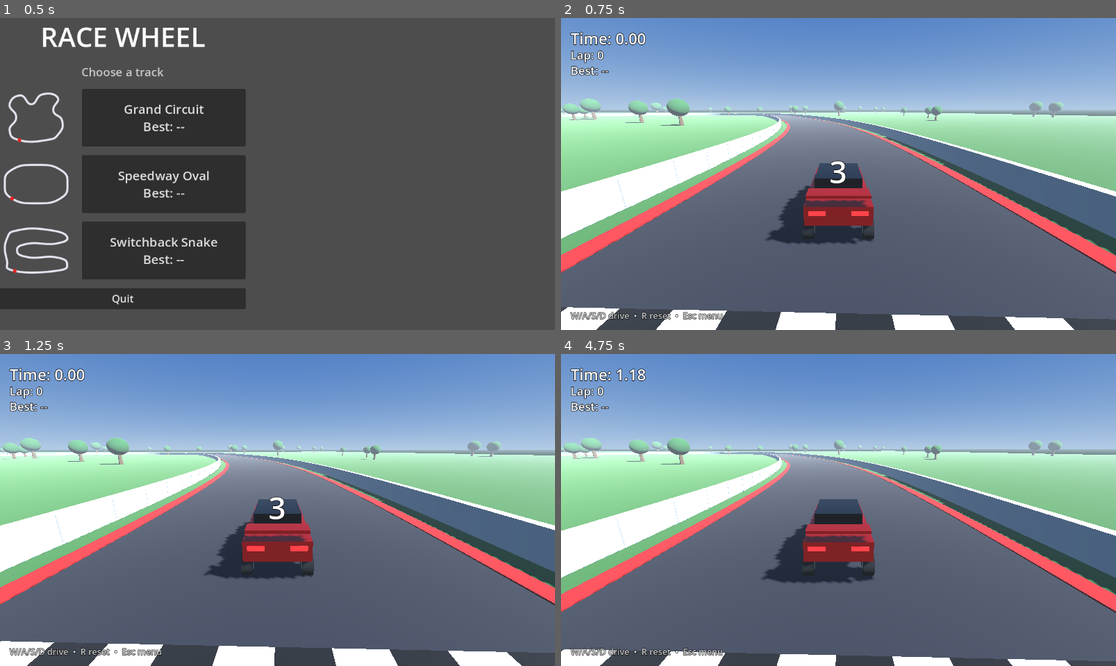
Above: before the commit, frames 1-4 (two rows, left to right).
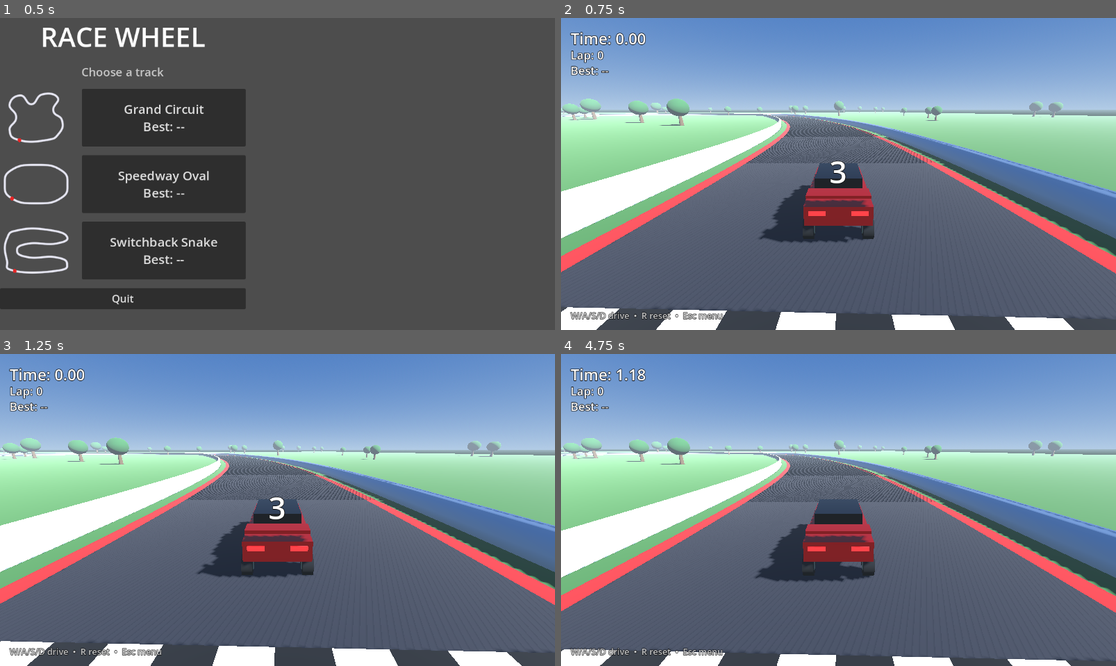
Above: after the commit, the same moments.

Repository: avtandili-babilodze/race_wheel
Game: Godot game, scene res://scenes/menu.tscn
Same seed, same stepped clock (60 frames per second), same inputs: the game is played once before the commit and once after it.
Inputs:
- Up to frame 1 (0.5 s): no input
- Up to frame 2 (0.75 s): click "Grand Circuit Best: --" at 0.5 s
- Up to frame 3 (1.25 s): no input
- Up to frame 4 (4.75 s): tap Enter at 1.25 s; hold D 1.28-2.03 s; hold R 1.28-2.03 s; hold S 2.03-2.78 s; tap R at 2.1, 3.6 s; hold D 2.78-3.53 s; hold R 2.78-3.53 s; hold W 3.53-4.28 s; hold A from 4.28 s (still down); hold R from 4.28 s (still down)

Frame 1 is identical in both runs. In frame 2, 5.0% of the frame differs, in the area x 0-100%, y 30-97%; in frame 3, 4.8%; in frame 4, 5.0%.

Commit message:
smothened the road

Diff:
--- a/scripts/main.gd
+++ b/scripts/main.gd
@@ -101,61 +101,75 @@
 	var asphalt := StandardMaterial3D.new()
 	asphalt.albedo_color = Color(0.16, 0.16, 0.18)
 	asphalt.roughness = 0.95
+	asphalt.cull_mode = BaseMaterial3D.CULL_DISABLED
 
 	var barrier_mat := StandardMaterial3D.new()
 	barrier_mat.albedo_color = Color(0.85, 0.87, 0.9)
 	barrier_mat.roughness = 0.6
+	barrier_mat.cull_mode = BaseMaterial3D.CULL_DISABLED
 
 	var curb_red := StandardMaterial3D.new()
 	curb_red.albedo_color = Color(0.8, 0.1, 0.1)
-
-	var step := 3.0
-	# Generous overlap so segments fanning around the outside of a corner
-	# don't leave gaps.
-	var seg_mesh := BoxMesh.new()
-	seg_mesh.size = Vector3(TRACK_WIDTH, 0.1, step + 2.5)
-	var curb_mesh := BoxMesh.new()
-	curb_mesh.size = Vector3(0.7, 0.14, step + 2.5)
-	var wall_shape := BoxShape3D.new()
-	wall_shape.size = Vector3(0.5, 1.2, step + 3.5)
-	var wall_mesh := BoxMesh.new()
-	wall_mesh.size = wall_shape.size
-
-	var count := int(_curve.get_baked_length() / step) + 1
-	for i in count:
-		var xf := _track_transform(i * step)
-		var right := xf.basis.x
-
-		var seg := MeshInstance3D.new()
-		seg.mesh = seg_mesh
-		seg.material_override = asphalt
-		seg.basis = xf.basis
-		seg.position = xf.origin + Vector3(0, 0.06, 0)
-		add_child(seg)
-
-		for side: float in [-1.0, 1.0]:
-			var curb := MeshInstance3D.new()
-			curb.mesh = curb_mesh
-			curb.material_override = curb_red
-			curb.basis = xf.basis
-			curb.position = xf.origin + right * side * (TRACK_WIDTH / 2.0 - 0.35) \
-				+ Vector3(0, 0.08, 0)
-			add_child(curb)
-
-			var wall := StaticBody3D.new()
-			wall.basis = xf.basis
-			wall.position = xf.origin + right * side * (TRACK_WIDTH / 2.0 + 1.5) \
-				+ Vector3(0, 0.6, 0)
-
-			var wall_col := CollisionShape3D.new()
-			wall_col.shape = wall_shape
-			wall.add_child(wall_col)
-
-			var wall_vis := MeshInstance3D.new()
-			wall_vis.mesh = wall_mesh
-			wall_vis.material_override = barrier_mat
-			wall.add_child(wall_vis)
-			add_child(wall)
+	curb_red.cull_mode = BaseMaterial3D.CULL_DISABLED
+
+	# Sample the whole loop at even intervals; the last sample wraps back to
+	# offset 0 so every ribbon closes seamlessly.
+	var length := _curve.get_baked_length()
+	var count := int(ceil(length / 2.0))
+	var xfs: Array[Transform3D] = []
+	for i in count + 1:
+		xfs.append(_track_transform(length * i / count))
+
+	var half := TRACK_WIDTH / 2.0
+	_add_ribbon(_strip(_rail(xfs, -half, 0.1), _rail(xfs, half, 0.1)), asphalt)
+	for side: float in [-1.0, 1.0]:
+		_add_ribbon(_strip(
+			_rail(xfs, side * (half - 0.7), 0.12),
+			_rail(xfs, side * half, 0.12)), curb_red)
+
+	# Walls: inner face, outer face, and top cap per side, all one strip
+	# family, plus a single trimesh collider for everything.
+	var wall_tris := PackedVector3Array()
+	for side: float in [-1.0, 1.0]:
+		var b_in := side * (half + 1.25)
+		var b_out := side * (half + 1.75)
+		var faces := _strip(_rail(xfs, b_in, 0.0), _rail(xfs, b_in, 1.2))
+		faces.append_array(_strip(_rail(xfs, b_out, 0.0), _rail(xfs, b_out, 1.2)))
+		faces.append_array(_strip(_rail(xfs, b_in, 1.2), _rail(xfs, b_out, 1.2)))
+		_add_ribbon(faces, barrier_mat)
+		wall_tris.append_array(faces)
+
+	var wall_body := StaticBody3D.new()
+	var wall_col := CollisionShape3D.new()
+	var wall_shape := ConcavePolygonShape3D.new()
+	wall_shape.set_faces(wall_tris)
+	wall_shape.backface_collision = true
+	wall_col.shape = wall_shape
+	wall_body.add_child(wall_col)
+	add_child(wall_body)
+
+func _rail(xfs: Array[Transform3D], lateral: float, height: float) -> PackedVector3Array:
+	var pts := PackedVector3Array()
+	for xf in xfs:
+		pts.append(xf.origin + xf.basis.x * lateral + Vector3.UP * height)
+	return pts
+
+func _strip(a: PackedVector3Array, b: PackedVector3Array) -> PackedVector3Array:
+	var tris := PackedVector3Array()
+	for i in a.size() - 1:
+		tris.append_array([a[i], b[i], b[i + 1], a[i], b[i + 1], a[i + 1]])
+	return tris
+
+func _add_ribbon(tris: PackedVector3Array, mat: Material) -> void:
+	var st := SurfaceTool.new()
+	st.begin(Mesh.PRIMITIVE_TRIANGLES)
+	for v in tris:
+		st.add_vertex(v)
+	st.generate_normals()
+	var mi := MeshInstance3D.new()
+	mi.mesh = st.commit()
+	mi.material_override = mat
+	add_child(mi)
 
 func _distance_to_track(pos: Vector3) -> float:
 	var best := INF
